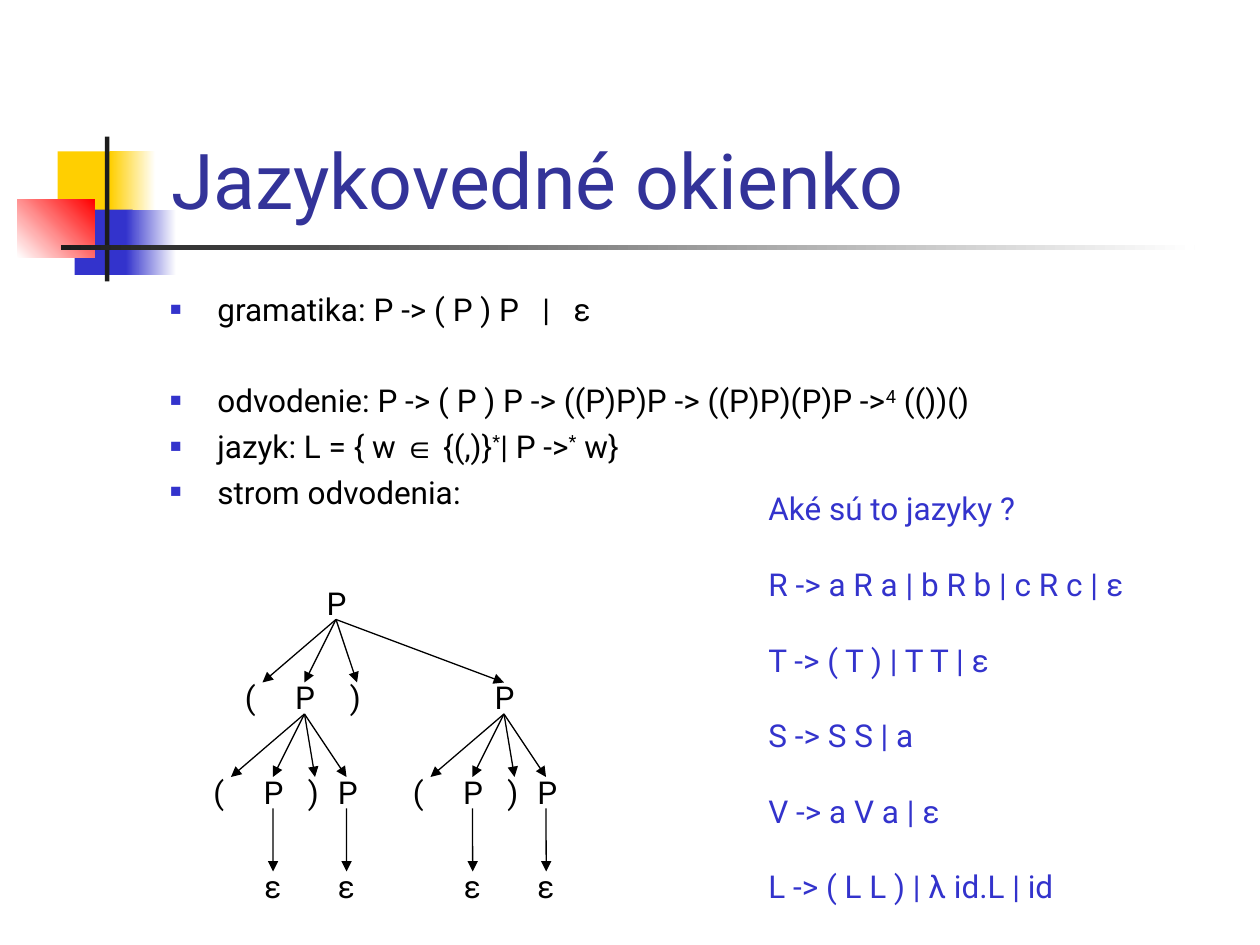
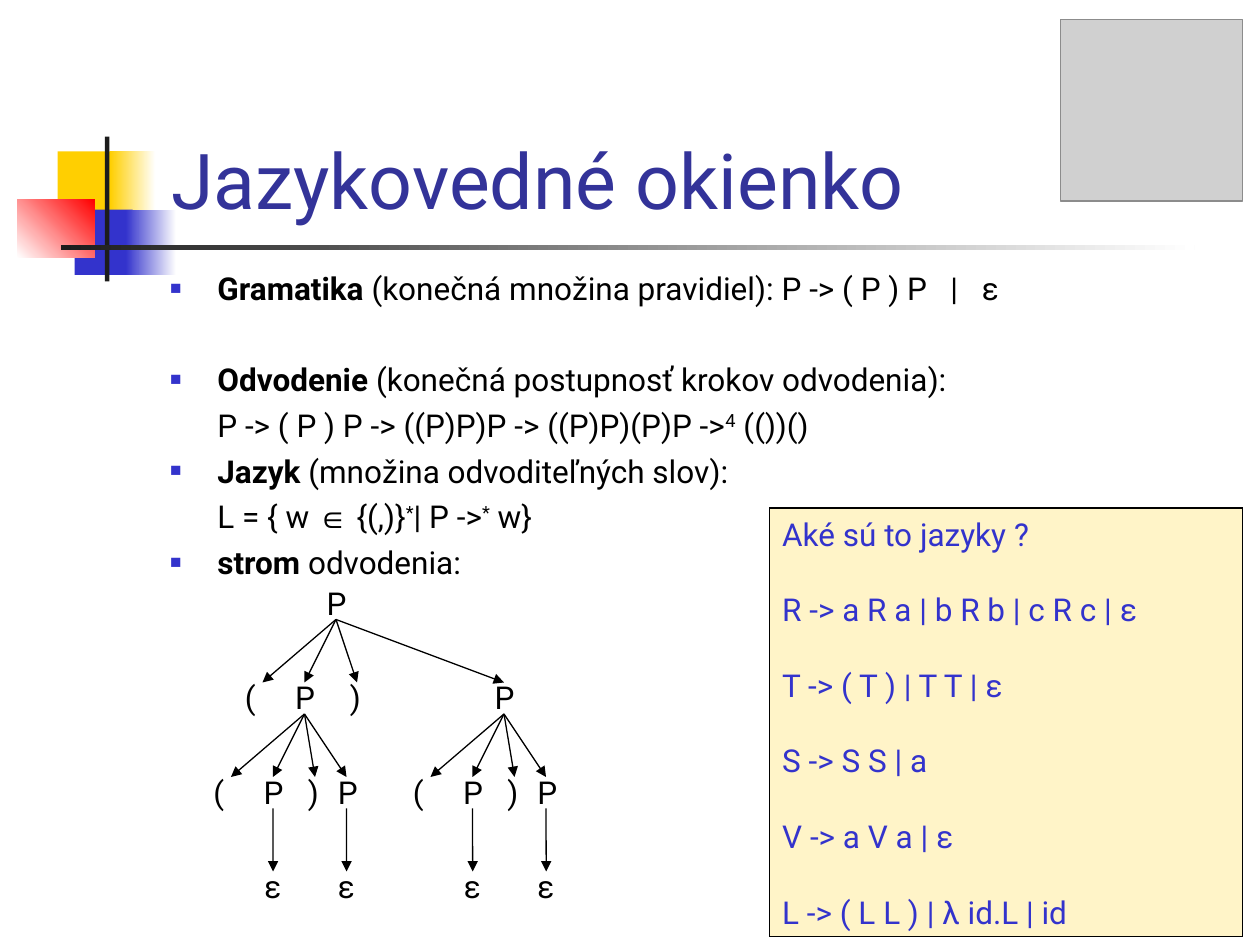
Before and after one commit to Funkcionalne/Prednasky, a slide deck: slide 3 of 09/09_fpro.ppt (slide 2 before the commit). Drawn at 1260x945 pixels with LibreOffice and Linux fonts; fonts in the diff are those of the drawing; grey boxes stand for pictures. Boxes give left, top, right and bottom in pixels: in the first picture for what was removed or moved away, otherwise in the second. Text is boxed around its words. In the diff, an @@ line names an element or a change of style, - is before the commit and + after.

```diff
--- a/09/09_fpro.ppt
+++ b/09/09_fpro.ppt
@@ picture added at (1061, 19, 1242, 200) @@
@@ text "Gramatika (konečná množina pravidiel): P ...": place and size @@
-text "Gramatika (konečná množina pravidiel): P ..." at (217, 297, 896, 505)
+text "Gramatika (konečná množina pravidiel): P ..." at (217, 275, 999, 575)
@@ text at (217, 275, 999, 534): text changed @@
-■ gramatika: P -> ( P ) P | ε
-■ odvodenie: P -> ( P ) P -> ((P)P)P -> ((P)P)(P)P ->4 (())()
-■ jazyk: L = { w ∈ {(,)}*| P ->* w}
+■ Gramatika (konečná množina pravidiel): P -> ( P ) P | ε
+■ Odvodenie (konečná postupnosť krokov odvodenia):
+P -> ( P ) P -> ((P)P)P -> ((P)P)(P)P ->4 (())()
+■ Jazyk (množina odvoditeľných slov):
+L = { w ∈ {(,)}*| P ->* w}
@@ rectangle "Aké sú to jazyky ?": place and size @@
-rectangle "Aké sú to jazyky ?" at (768, 496, 1123, 899)
+rectangle "Aké sú to jazyky ?" at (770, 508, 1242, 936)
@@ rectangle "Aké sú to jazyky ?" at (770, 508, 1242, 936): fill none to #FFF4C8; outline none to #000000 0.74 pt @@
@@ text at (217, 550, 461, 575): bold on in "strom" @@
```
Also in this commit, not shown: 20 other slides changed, 6 slides added, 3 other files.
